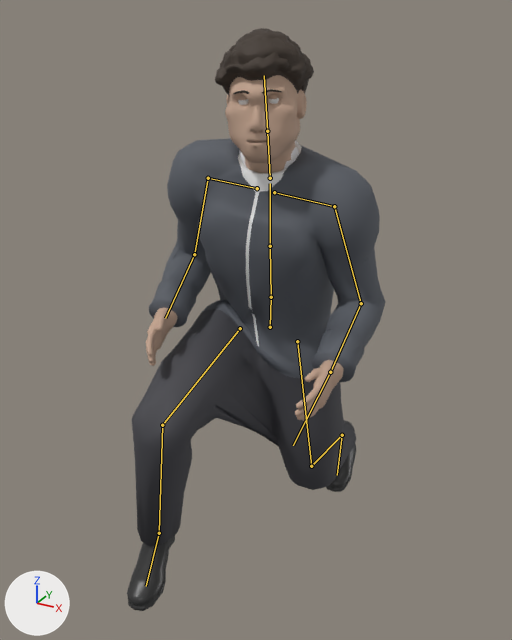
The glTF model src/decision_pitch/web/figures/figure.glb: old version first, new version second.
Both versions are drawn from a camera (50 mm lens) standing at (0.886, -1.728, 1.773) and looking at (-0.044, -0.037, 0.927). Every picture has the same lights, and +X, +Y and +Z are marked at lower left. The first picture is the older version. Both versions are drawn at frame 3 of the action 'cut_L'; the numbers are the values there. The bones that change, and the others that lie on the model, are drawn over the model as lines.

Objects in the first picture: 'body', 'coat', 'hair_curly', 'hair_swept' and 2 more.
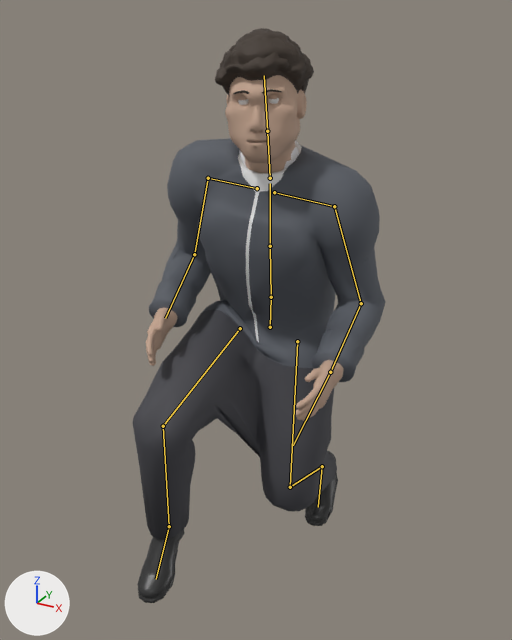
Where the change shows, as pixel boxes (x1, y1, x2, y2) in the pictures (512 x 640 px):
'coat', posed
    before: (132, 139, 386, 546)
    after: (133, 139, 386, 540)
'body', posed (10% narrower)
    before: (127, 75, 356, 611)
    after: (137, 75, 344, 603)
bone 'thigh_L', root to tip
    before: (297, 341) to (311, 466)
    after: (297, 341) to (290, 487)
bone 'shin_L', root to tip
    before: (311, 466) to (342, 435)
    after: (290, 487) to (322, 466)
bone 'foot_L', root to tip
    before: (342, 435) to (337, 475)
    after: (322, 466) to (318, 507)
bone 'thigh_R', root to tip
    before: (240, 328) to (162, 425)
    after: (240, 328) to (163, 426)
bone 'shin_R', root to tip
    before: (162, 425) to (159, 533)
    after: (163, 426) to (169, 526)
bone 'foot_R', root to tip
    before: (159, 533) to (146, 586)
    after: (169, 526) to (156, 579)

The change in detail:
Bone 'thigh_L' (bone_thigh_l) turns from (-3, -6, -9) to (-24, -6, -5) degrees about its own x, y and z.
Bone 'shin_L' (bone_shin_l) turns from (68, 0, -1) to (82, 0, -1) degrees about its own x, y and z.
Bone 'foot_L' (bone_foot_l) turns from (-21, 5, 8) to (-9, 5, 5) degrees about its own x, y and z.
Bone 'thigh_R' (bone_thigh_r) turns from (-79, 2, 6) to (-79, 2, 5) degrees about its own x, y and z.
Bone 'shin_R' (bone_shin_r) turns from (78, 0, 1) to (83, 0, 1) degrees about its own x, y and z.
Bone 'foot_R' (bone_foot_r) turns from (23, 4, -13) to (18, 2, -13) degrees about its own x, y and z.
